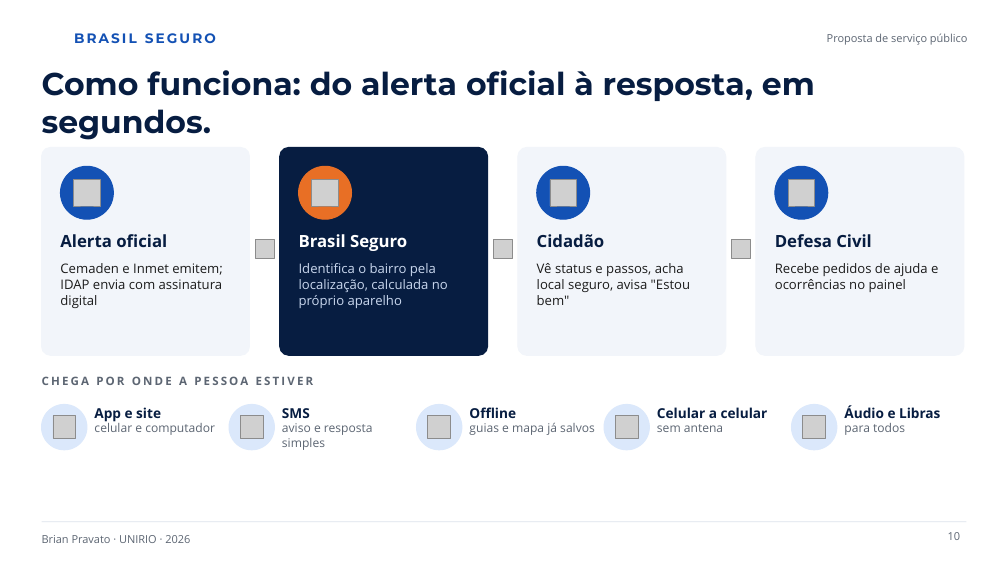
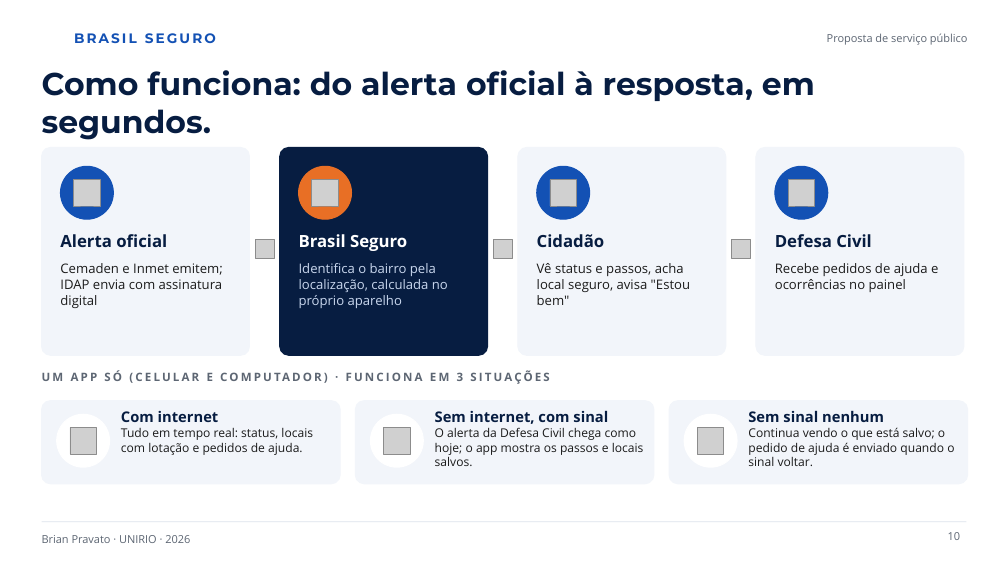
Before and after one commit to kbrianps/brasil-seguro, a slide deck: slide 10 of brasil-seguro.pptx. Drawn at 1008x567 pixels with LibreOffice and Linux fonts; fonts in the diff are those of the drawing; grey boxes stand for pictures; background and template pictures are left out. Boxes give left, top, right and bottom in pixels: in the first picture for what was removed or moved away, otherwise in the second. Text is boxed around its words. In the diff, an @@ line names an element or a change of style, - is before the commit and + after.

Commit message:
Simplify how-it-works slide

```diff
--- a/brasil-seguro.pptx
+++ b/brasil-seguro.pptx
@@ text at [145, 372, 464, 381]: text changed @@
-CHEGA POR ONDE A PESSOA ESTIVER
+UM APP SÓ (CELULAR E COMPUTADOR) · FUNCIONA EM 3 SITUAÇÕES
@@ rounded rectangle added at [42, 401, 340, 484], fill #F2F5FA, outline #F2F5FA 1 pt @@
@@ picture removed at [53, 416, 76, 439] @@
@@ ellipse: place and size @@
-ellipse at [42, 405, 87, 450]
+ellipse at [57, 414, 110, 467]
@@ text removed at [94, 407, 215, 435] @@
-App e site
-celular e computador
@@ text added at [121, 411, 313, 455], 11.5 pt, text #1B1B1B @@
+Com internet
+Tudo em tempo real: status, locais com lotação e pedidos de ajuda.
@@ ellipse removed at [229, 405, 274, 450] @@
@@ picture removed at [240, 416, 263, 439] @@
@@ text removed at [282, 408, 373, 450] @@
-SMS
-aviso e resposta simples
@@ rounded rectangle added at [355, 401, 654, 484], fill #F2F5FA, outline #F2F5FA 1 pt @@
@@ fill #DBE8FB to #FFFFFF; outline #DBE8FB 1 pt to #FFFFFF 1 pt in 3 elements at [684, 414, 737, 467], [57, 414, 110, 467], [371, 414, 423, 467] @@
@@ ellipse: place and size @@
-ellipse at [417, 405, 462, 450]
+ellipse at [371, 414, 423, 467]
@@ picture removed at [428, 416, 451, 439] @@
@@ text added at [435, 410, 644, 466], 11.5 pt, text #1B1B1B @@
+Sem internet, com sinal
+O alerta da Defesa Civil chega como hoje; o app mostra os passos e locais salvos.
@@ text removed at [469, 407, 595, 435] @@
-Offline
-guias e mapa já salvos
@@ picture removed at [616, 416, 638, 439] @@
@@ rounded rectangle added at [669, 401, 968, 484], fill #F2F5FA, outline #F2F5FA 1 pt @@
@@ ellipse: place and size @@
-ellipse at [604, 405, 650, 450]
+ellipse at [684, 414, 737, 467]
@@ text at [748, 410, 954, 466]: text changed; size 13 to 11.5 pt; text colour #071D41 to #1B1B1B; bold off @@
-Celular a celular
-sem antena
+Sem sinal nenhum
+Continua vendo o que está salvo; o pedido de ajuda é enviado quando o sinal voltar.
@@ ellipse removed at [792, 405, 837, 450] @@
@@ picture removed at [803, 416, 826, 439] @@
@@ text removed at [844, 405, 940, 435] @@
-Áudio e Libras
-para todos
@@ picture added at [70, 428, 97, 454] @@
@@ picture added at [384, 428, 411, 454] @@
@@ picture added at [697, 428, 724, 454] @@
```
